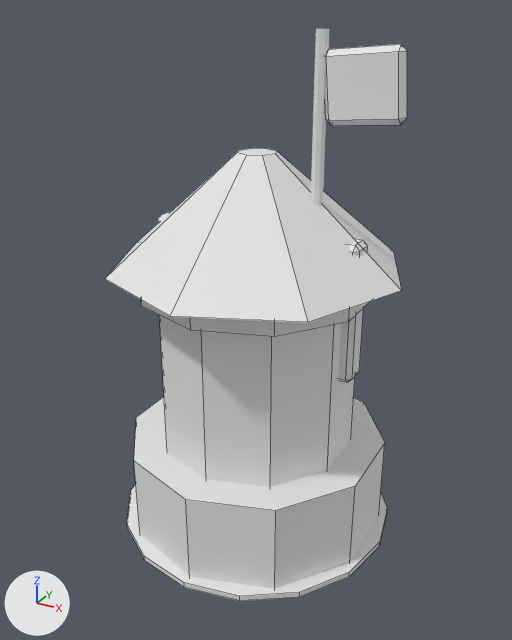
Before and after pictures for a commit that changed the FBX model Assets/Art/Models/Generated/Archer_L2.fbx.
One viewpoint serves both versions: a 50 mm lens placed at (1.34, -2.44, 2.2), pointed at (0.01, -0.03, 0.99). Every picture has the same lights, and +X, +Y and +Z are marked at lower left. The first picture is the older version. Mesh edges are drawn as thin lines on the coarser meshes. Where no turn or scale is listed for an object, it has been applied to the vertices.

The first picture shows 'ArcherBanner_Cloth', 'ArcherBanner_Pole', 'ArcherBow.001', 'ArcherRing', 'ArcherRoof', 'ArcherTower', 'BlobShadow', 'TowerBase'.
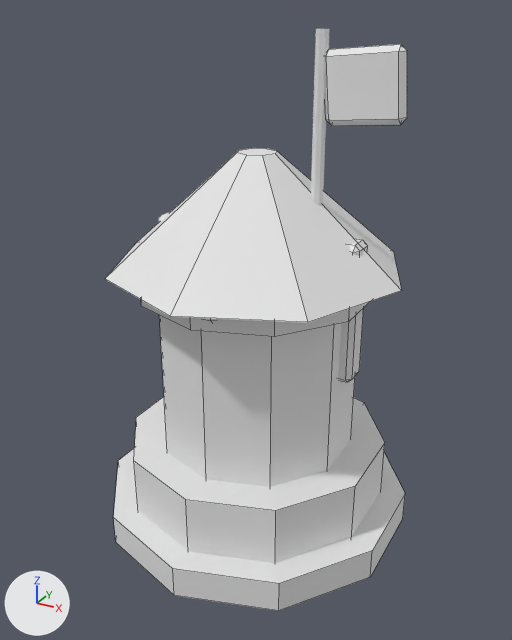
Edits to the scene script, one JSON object a line:
```json
{"op": "add", "block": "me_towerfoundation_mesh", "code": ["me_towerfoundation_mesh = bpy.data.meshes.new('TowerFoundation_Mesh')", "me_towerfoundation_mesh.from_pydata(...)  # a 10-sided cylinder along z spanning x -0.656..0.656, y -0.69..0.69, z -0.07..0.07", "me_towerfoundation_mesh.materials.append(mat_dc_enemy)  # white #e7e7e7"]}
{"op": "add", "block": "ob_towerfoundation", "code": ["ob_towerfoundation = bpy.data.objects.new('TowerFoundation', me_towerfoundation_mesh)", "ob_towerfoundation.location = (0.0, 0.0, 0.1)"]}
```

Where the change shows, as pixel boxes [x1, y1, x2, y2] in the pictures (512 x 640 px):
```json
{"object": "TowerFoundation", "change": "added", "after": [113, 448, 405, 611]}
{"object": "BlobShadow", "change": "unchanged, covered by the edit", "before": [127, 484, 387, 601]}
```
